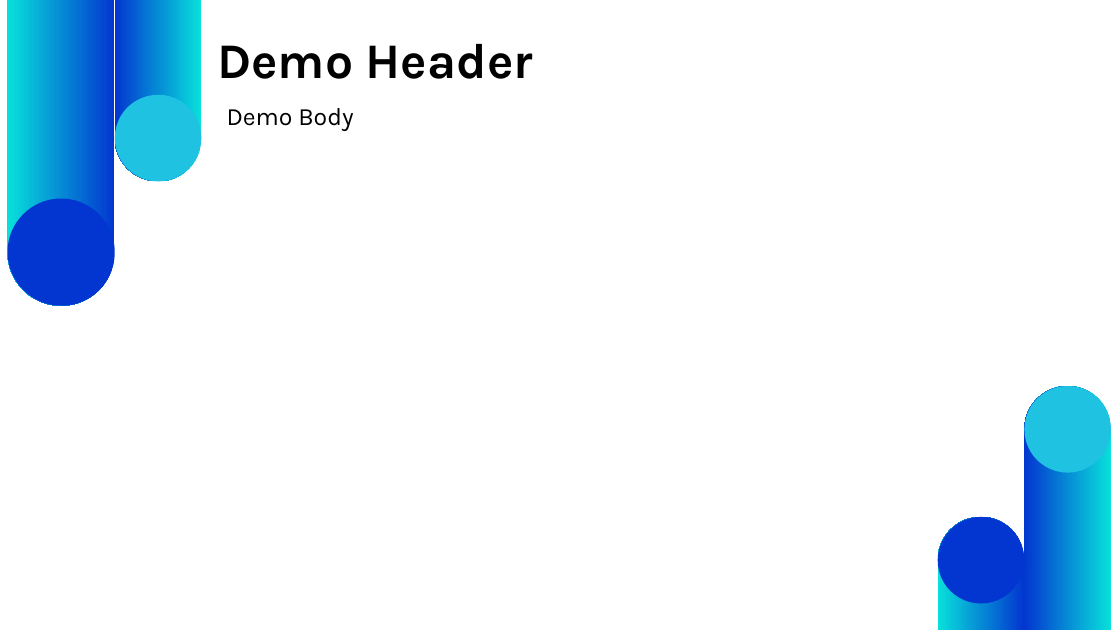
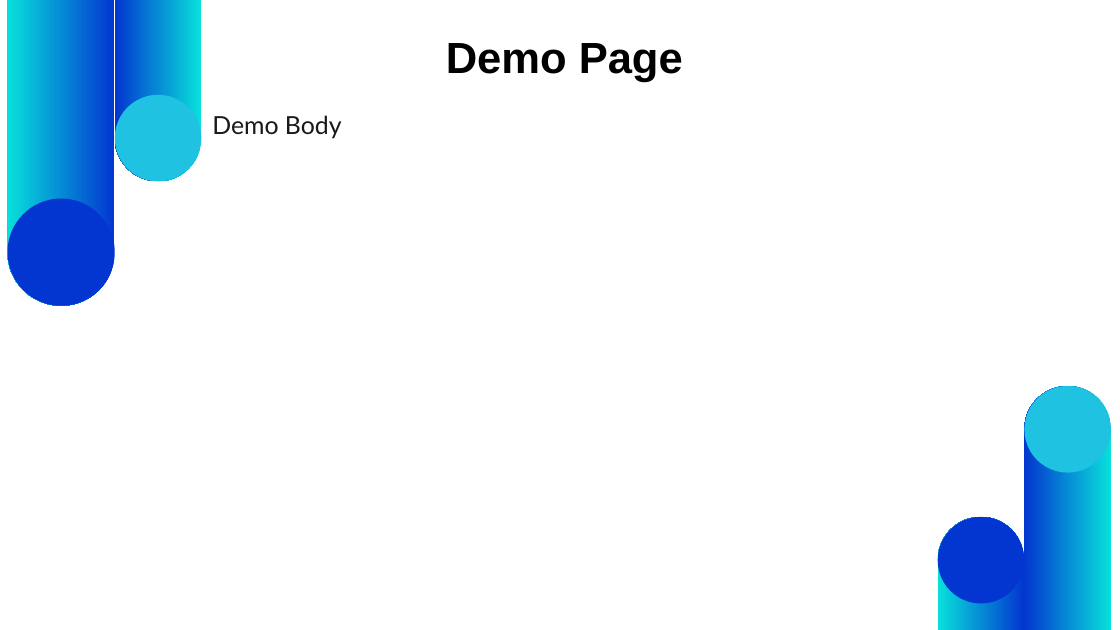
Before and after one commit to ctoriola/synoptic-webapp, a slide deck: slide 2 of template1.pptx. Drawn at 1120x630 pixels with LibreOffice and Linux fonts; fonts in the diff are those of the drawing. Boxes give left, top, right and bottom in pixels: in the first picture for what was removed or moved away, otherwise in the second. Text is boxed around its words. In the diff, an @@ line names an element or a change of style, - is before the commit and + after.

Commit message:
slide improvements 4

```diff
--- a/template1.pptx
+++ b/template1.pptx
@@ text at [446, 43, 683, 82]: text changed; size 32 to 28 pt; font Karla to Arial @@
-Demo Header
+Demo Page
@@ text "Demo Body": place and size @@
-text "Demo Body" at [227, 108, 353, 131]
+text "Demo Body" at [212, 115, 342, 139]
@@ text "Demo Body" at [212, 115, 342, 139]: font Karla to Lato, text colour #000000 to #191919 @@
```
